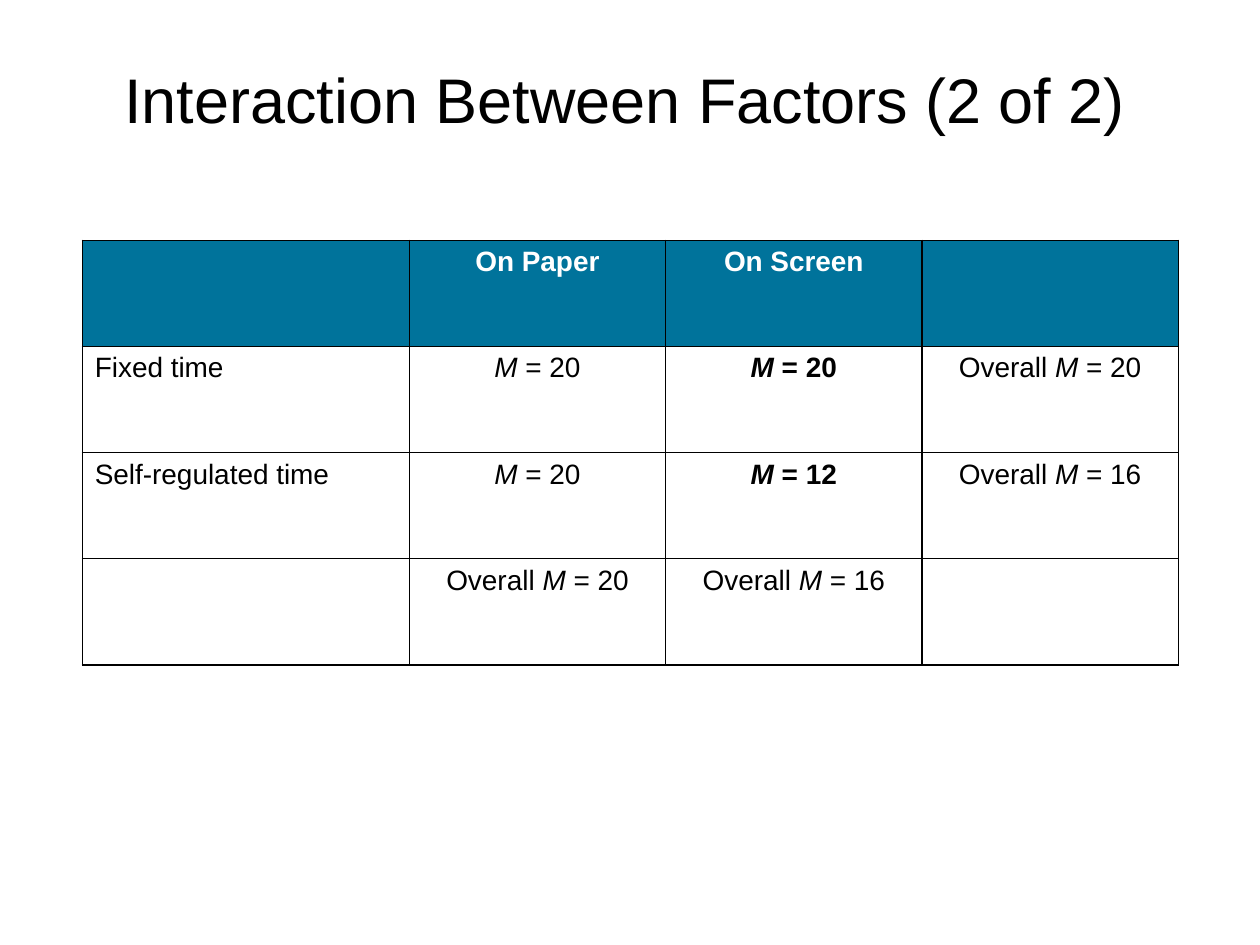
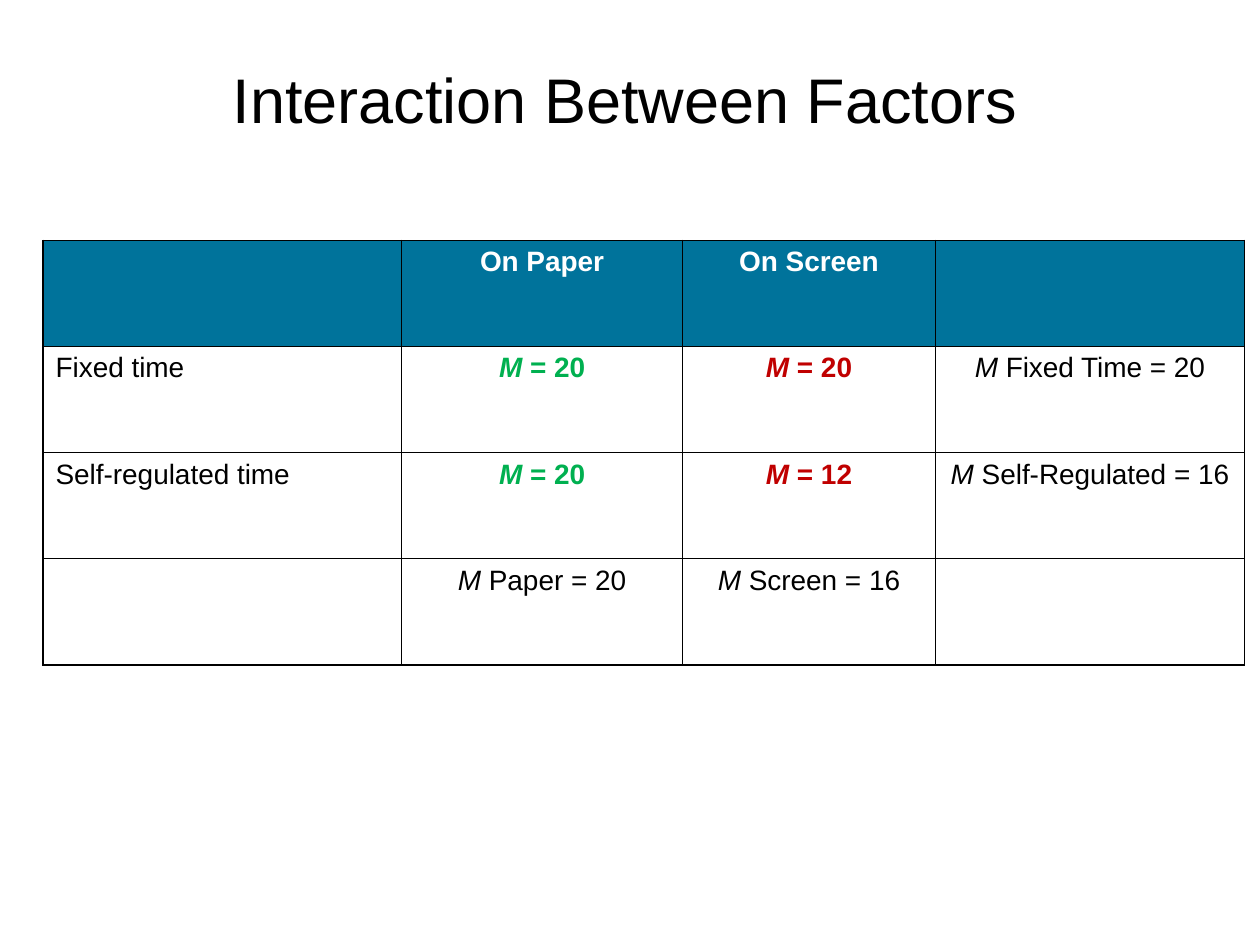
Before and after one commit to npm27/Teaching-Materials, a slide deck: slide 9 of Research Methods/Slides/Chapter 11.pptx (slide 7 before the commit). Drawn at 1260x945 pixels with LibreOffice and Linux fonts; fonts in the diff are those of the drawing. Boxes give left, top, right and bottom in pixels: in the first picture for what was removed or moved away, otherwise in the second. Text is boxed around its words. In the diff, an @@ line names an element or a change of style, - is before the commit and + after.

```diff
--- a/Research Methods/Slides/Chapter 11.pptx
+++ b/Research Methods/Slides/Chapter 11.pptx
@@ title at [233, 77, 1017, 124]: text changed @@
-Interaction Between Factors (2 of 2)
+Interaction Between Factors
@@ table at [43, 241, 1245, 665] @@
-row 2, column 4: Overall M = 20
+row 2, column 4: M Fixed Time = 20
-row 3, column 4: Overall M = 16
+row 3, column 4: M Self-Regulated = 16
-row 4, column 2: Overall M = 20
+row 4, column 2: M Paper = 20
-row 4, column 3: Overall M = 16
+row 4, column 3: M Screen = 16
@@ text colour #000000 to #00B050, bold on in "M = 20", "M = 20" @@
@@ text colour #000000 to #C00000 in "M = 20", "M = 12" @@
@@ table: place and size @@
-table at [82, 241, 1177, 665]
+table at [43, 241, 1245, 665]
```
Also in this commit, not shown: 5 other slides changed, 6 slides added, 1 other file.
